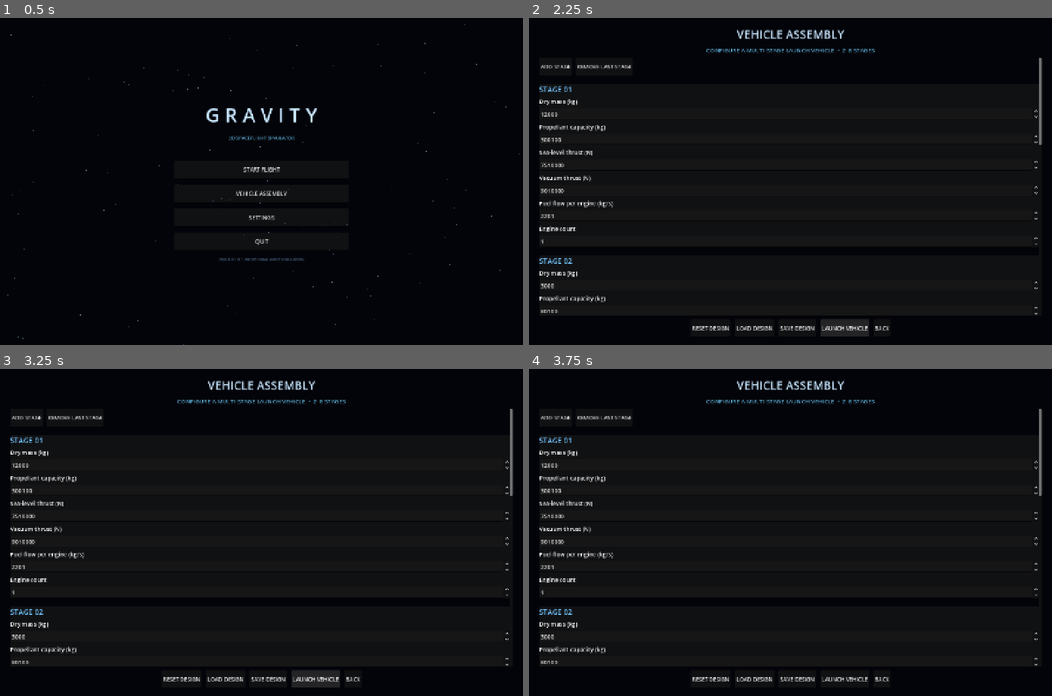
Above: before the commit, frames 1-4 (two rows, left to right).
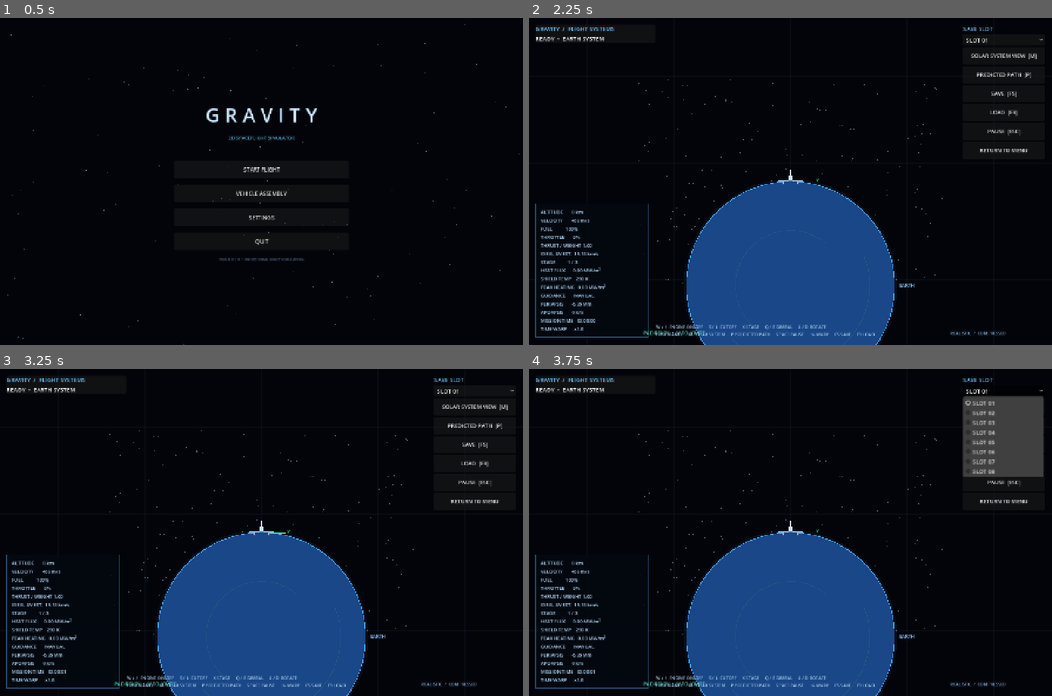
Above: after the commit, the same moments.

Repository: Blagos1195/Gravity-simulator
Game: Godot game, scene res://scenes/main.tscn
The game is run twice, just before and just after one commit, with the same random seed, the same clock (stepped at 60 frames per second) and the same inputs.
Inputs (mouse positions are in pixels of both pictures, inside the frame that each line leads up to):
- Up to frame 1 (0.5 s): no input
- Up to frame 2 (2.25 s): click "VEHICLE ASSEMBLY" at 0.5 s; click "ADD STAGE" at 1.25 s; click "LAUNCH VEHICLE" at 2 s
- Up to frame 3 (3.25 s): click (313, 679) at 2.75 s, where only the run before the commit has a clickable "LAUNCH VEHICLE"
- Up to frame 4 (3.75 s): click (1004, 391) at 3.5 s, where only the run after the commit has a clickable "SLOT 01"

Frame 1 is identical in both runs. In frame 2, 22% of the frame differs, in the area x 1-99%, y 2-100%; in frame 3, 22%; in frame 4, 25%.

Commit message:
Restrict vehicle editor to realistic component ranges

Diff:
--- a/Gravity/scripts/main.gd
+++ b/Gravity/scripts/main.gd
@@ -143,11 +143,11 @@
 		stage_title.add_theme_font_size_override("font_size", 20)
 		stage_title.add_theme_color_override("font_color", Color(0.45, 0.78, 1.0))
 		fields.add_child(stage_title)
-		_add_design_field(fields, stage_index, "dry_mass", "Dry mass (kg)", 100.0, 100000.0, 100.0)
-		_add_design_field(fields, stage_index, "fuel_capacity", "Propellant capacity (kg)", 100.0, 1000000.0, 1000.0)
-		_add_design_field(fields, stage_index, "thrust", "Sea-level thrust (N)", 10000.0, 50000000.0, 100000.0)
-		_add_design_field(fields, stage_index, "vacuum_thrust", "Vacuum thrust (N)", 10000.0, 60000000.0, 100000.0)
-		_add_design_field(fields, stage_index, "flow", "Fuel flow per engine (kg/s)", 1.0, 20000.0, 10.0)
+		_add_design_field(fields, stage_index, "dry_mass", "Dry mass (kg)", 500.0, 200000.0, 100.0)
+		_add_design_field(fields, stage_index, "fuel_capacity", "Propellant capacity (kg)", 500.0, 1000000.0, 1000.0)
+		_add_design_field(fields, stage_index, "thrust", "Sea-level thrust (N)", 100000.0, 20000000.0, 100000.0)
+		_add_design_field(fields, stage_index, "vacuum_thrust", "Vacuum thrust (N)", 100000.0, 22000000.0, 100000.0)
+		_add_design_field(fields, stage_index, "flow", "Fuel flow per engine (kg/s)", 20.0, 8000.0, 10.0)
 		_add_design_field(fields, stage_index, "engine_count", "Engine count", 1.0, 8.0, 1.0)
 	var payload_panel := PanelContainer.new()
 	payload_panel.custom_minimum_size.x = 230
@@ -208,7 +208,7 @@
 		"fuel_capacity": 80000.0,
 		"thrust": 1200000.0,
 		"vacuum_thrust": 1500000.0,
-		"flow": 300.0,
+		"flow": 380.0,
 		"engine_count": 1
 	})
 	_show_vehicle_editor()
